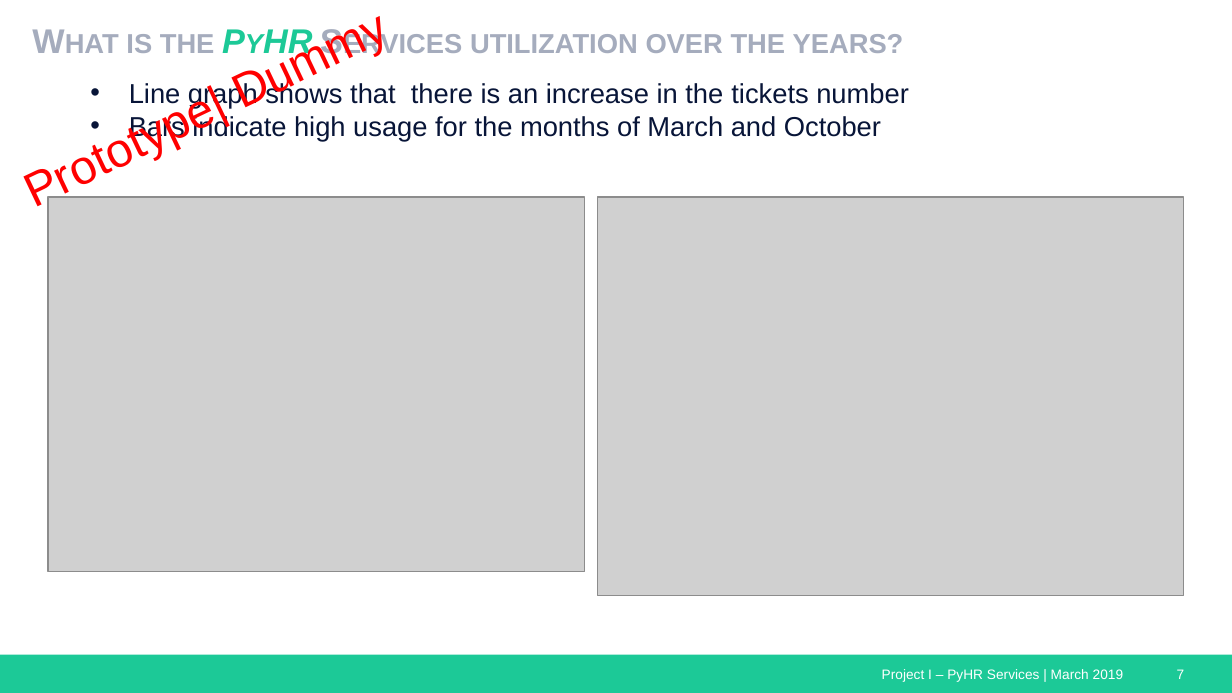
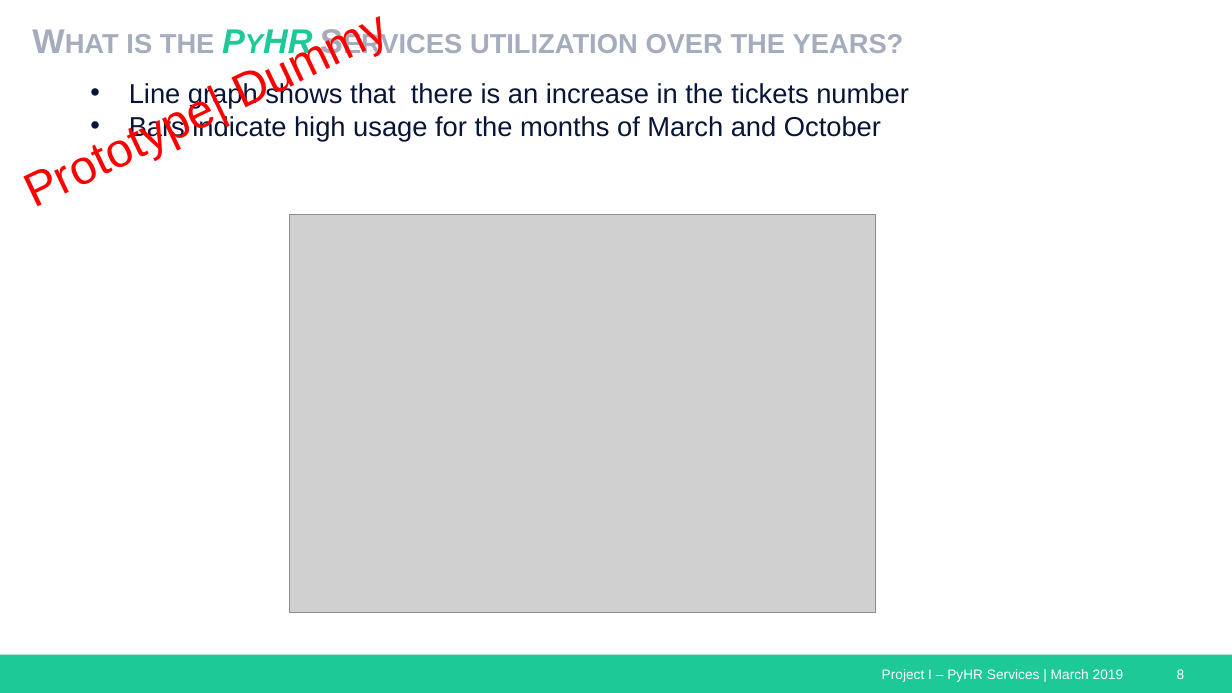
Before and after one commit to jvbonini/Project-I, a slide deck: slide 8 of Presentation/2_HRServices_Presentation_v2.pptx (slide 7 before the commit). Drawn at 1232x693 pixels with LibreOffice and Linux fonts; fonts in the diff are those of the drawing; grey boxes stand for pictures. Boxes give left, top, right and bottom in pixels: in the first picture for what was removed or moved away, otherwise in the second. Text is boxed around its words. In the diff, an @@ line names an element or a change of style, - is before the commit and + after.

Commit message:
Presentation

```diff
--- a/Presentation/2_HRServices_Presentation_v2.pptx
+++ b/Presentation/2_HRServices_Presentation_v2.pptx
@@ picture removed at box(48, 197, 585, 572) @@
@@ picture: place and size @@
-picture at box(598, 197, 1184, 595)
+picture at box(290, 214, 876, 612)
@@ page number at box(1177, 669, 1185, 679): text changed @@
-7
+8
```
Also in this commit, not shown: 1 other slide changed, 10 slides added, 1 slide removed, 1 other file.
